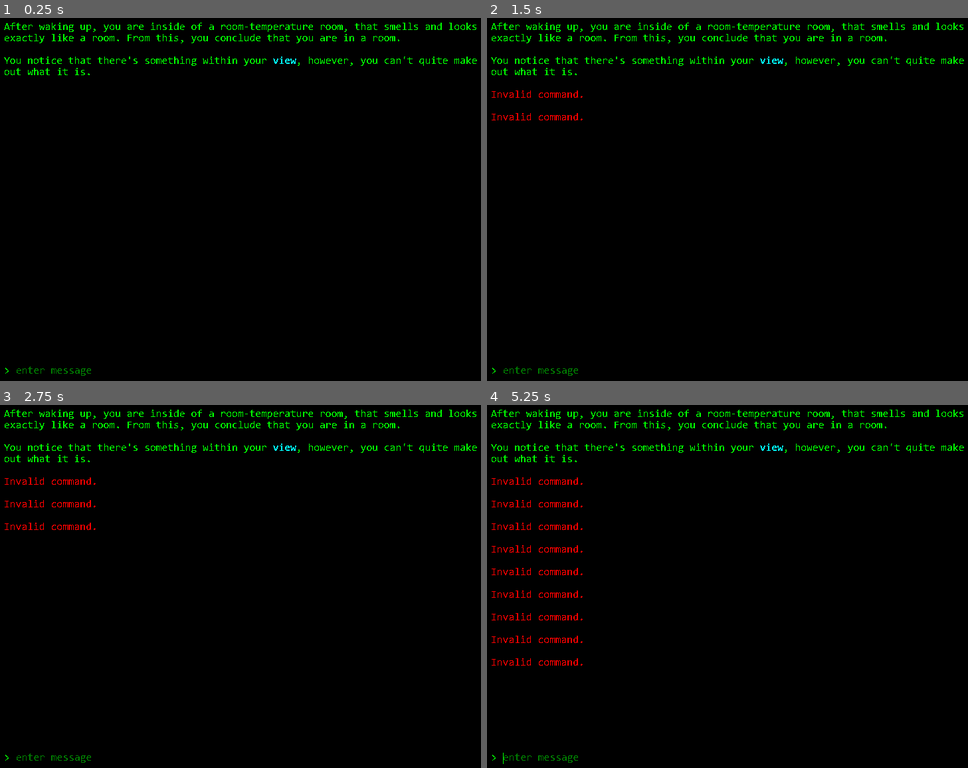
Above: before the commit, frames 1-4 (two rows, left to right).
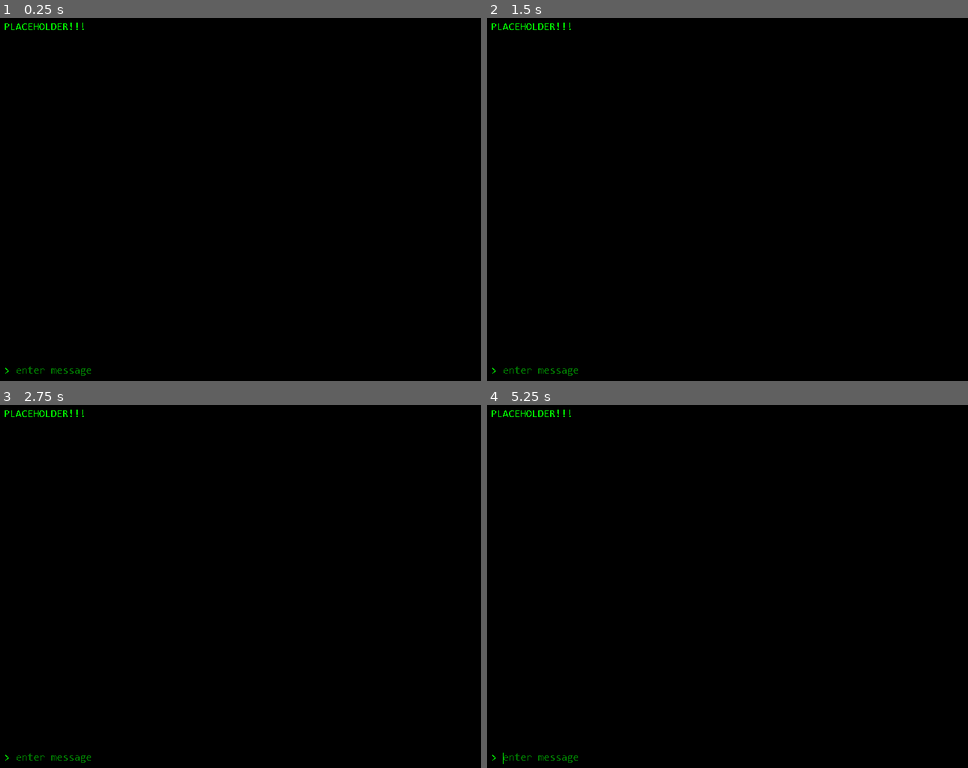
Above: after the commit, the same moments.

Repository: fidgetplayz48/textadventuregamejam
Game: Godot game, scene res://scenes/main.tscn
Two runs of this game, one before a commit and one after it. Both use one fixed random seed, a clock stepped at 60 frames per second and the inputs below.
Inputs (mouse positions are in pixels of both pictures, inside the frame that each line leads up to):
- Up to frame 1 (0.25 s): no input
- Up to frame 2 (1.5 s): click (741, 370) at 0.52 s; type "12" at 0.6 s; tap Enter (entermsg) at 1.25 s; hold Enter (entermsg) from 1.28 s (still down)
- Up to frame 3 (2.75 s): tap Space at 2 s; release Enter (entermsg) at 2.03 s; tap Enter (entermsg) at 2.1 s
- Up to frame 4 (5.25 s): tap Enter (entermsg) at 2.75, 3.6, 4.25, 5.1 s; hold Enter (entermsg) 2.78-3.53 s; tap Space at 3.5, 5 s; hold Enter (entermsg) 4.28-5.03 s

The runs differ from the first frame. In frame 1, 1.3% of the frame differs, in the area x 0-100%, y 1-16%; in frame 2, 1.5%; in frame 3, 1.6%; in frame 4, 2.2%, in the area x 0-100%, y 1-72%.
Error after the commit: Parse Error: Unterminated string. (res://scripts/text_resource.gd:34)

Commit message:
Update text_resource.gd

Diff:
--- a/scripts/text_resource.gd
+++ b/scripts/text_resource.gd
@@ -28,7 +28,8 @@
 	"txt3_search": "...Whats up with that fireplace?",
 	"txt3_examinefireplace": "..!!?? There was a switch under one of the pieces of coal! With a second degree burn, you have opened up the curtain behind you.",
 
-	"txt4_intro": "You enter the second room, there appears to be a sign on the door you just entered from.",
+	"txt4_intro": "You enter the fourth room. A Painting! How abstract. you notice nothing else.",
 	"txt4_search": "Look at that pretty painting! however, there's a barricade behind you, held together by hopes, dreams, and unfinished business",
-	"txt4_examinepainting": "The painting has an imprint! : 'what is my name?'.",
+	"txt4_examinepainting": "The painting has an imprint! : 'wH t .s  y AmE?'.",
+	"txt4_paintingsolve": "Suddenly, the wall behind you opens up! You are finally free, to leave the first row of rooms!
 }
